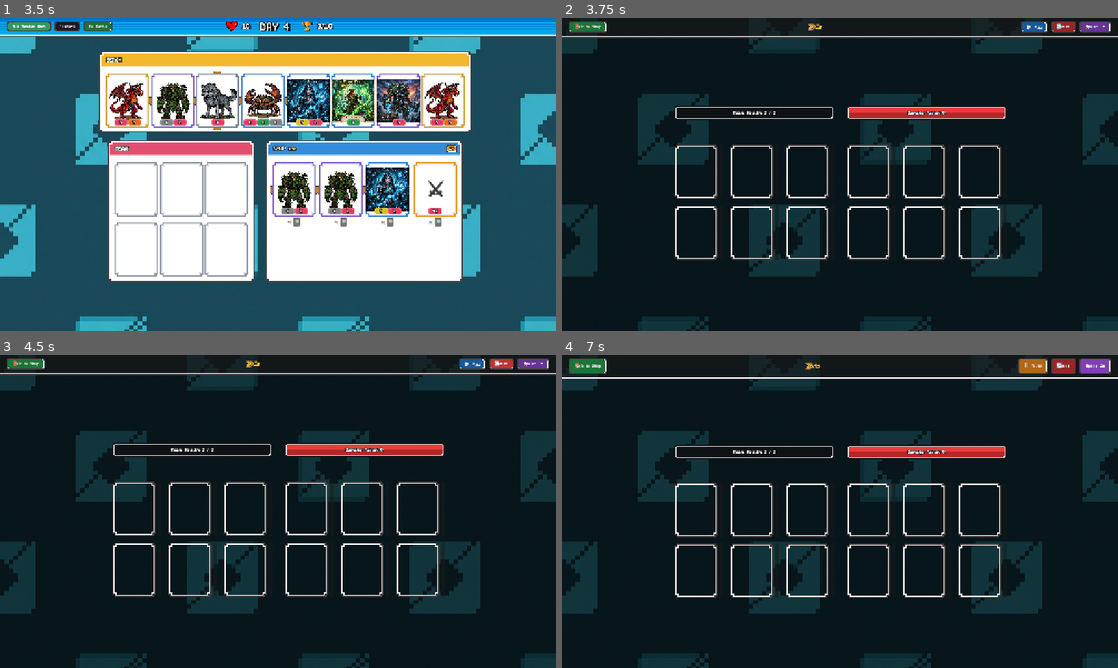
Above: before the commit, frames 1-4 (two rows, left to right).
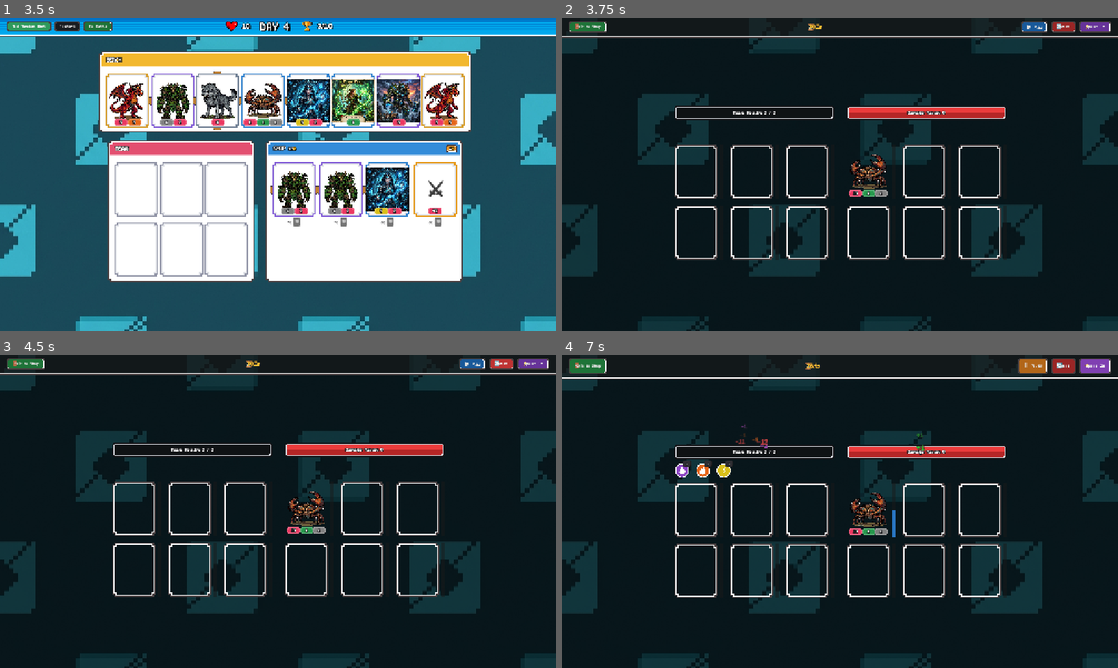
Above: after the commit, the same moments.

Repository: minospl/AutoBattlerGame
Game: Godot game, scene res://src/scenes/shop_scene/shop_scene.tscn
The game is run twice, just before and just after one commit, with the same random seed, the same clock (stepped at 60 frames per second) and the same inputs.
Inputs:
- Up to frame 1 (3.5 s): click "Restart" at 0.5 s; click "Restart" at 1.25 s; click "Restart" at 2 s; click "Add Random Unit" at 2.75 s
- Up to frame 2 (3.75 s): click "To Battle" at 3.5 s
- Up to frame 3 (4.5 s): click "🔄 Reset" at 4.25 s
- Up to frame 4 (7 s): click "▶ Play" at 5 s; click "⚡ Speed: 1x" at 5.75 s; click "⚡ Speed: 2x" at 6.5 s

Frame 1 is identical in both runs. In frame 2, 0.8% of the frame differs, in the area x 51-59%, y 40-58%; in frame 3, 0.8%; in frame 4, 1.3%, in the area x 20-66%, y 22-59%.

Commit message:
MW: dodano enemy team

Diff:
--- a/src/scenes/battle_scene/battle_scene.gd
+++ b/src/scenes/battle_scene/battle_scene.gd
@@ -16,6 +16,14 @@
 var team_health: int = 0
 var team_max_health: int = 0
 var team_shield: int = 0
+
+# Team Status Effects
+var team_poison: int = 0
+var team_poison_timer: float = 0.0
+var team_burn: int = 0
+var team_burn_timer: float = 0.0
+var team_electrocute: int = 0
+
 
 # Enemy Stats for practice dummy
 var enemy_damage_taken: int = 0
@@ -25,6 +33,11 @@
 var enemy_burn: int = 0
 var enemy_burn_timer: float = 0.0
 var enemy_electrocute: int = 0
+
+# Enemy Team Cards
+var enemy_team: Array[UnitInstance] = []
+var enemy_slots: Array[BattleCardSlot] = []
+var enemy_cast_timers: Array[float] = [0.0, 0.0, 0.0, 0.0, 0.0, 0.0]
 
 # Countdown Timer & Fatigue
 var match_timer: float = 30.0
@@ -55,6 +68,14 @@
 	]
 	for i in range(6):
 		slots[i].slot_index = i
+
+	# Fetch enemy slots
+	enemy_slots = [
+		%EnemySlot0, %EnemySlot1, %EnemySlot2,
+		%EnemySlot3, %EnemySlot4, %EnemySlot5
+	]
+	for i in range(6):
+		enemy_slots[i].slot_index = i
 
 	# Load state and backup
 	load_battle_team()
@@ -182,6 +203,13 @@
 	team_health = 0
 	team_max_health = 0
 	team_shield = 0
+	team_poison = 0
+	team_poison_timer = 0.0
+	team_burn = 0
+	team_burn_timer = 0.0
+	team_electrocute = 0
+	_update_team_status_ui()
+
 	for unit in current_team:
 		if unit:
 			team_health += unit.current_health
@@ -194,6 +222,48 @@
 		%TimerContainer.visible = true
 	if has_node("%TimerLabel"):
 		%TimerLabel.text = "⏳ 30.0s"
+
+	load_enemy_team()
+
+func load_enemy_team() -> void:
+	# Clear enemy slots
+	for slot in enemy_slots:
+		var old_card = slot.get_card()
+		if old_card:
+			slot.remove_card(old_card)
+			old_card.queue_free()
+
+	enemy_team.clear()
+	enemy_team.resize(6)
+
+	# Load River Crab into Slot 0
+	var crab_data = load("res://src/resources/units/river_crab.tres")
+	if crab_data:
+		var crab_instance = UnitInstance.new()
+		crab_instance.initialize(crab_data)
+		# Override health and attack
+		crab_instance.max_health_bonus = 999  # base health is 1, so 1 + 999 = 1000
+		crab_instance.current_health = 1000
+		crab_instance.current_attack = 10
+
+		# Ignore thorns per user request
+		crab_instance.thorns = 0
+
+		enemy_team[0] = crab_instance
+
+		var card_scene = load("res://src/scenes/battle_scene/components/battle_card.tscn")
+		var card = card_scene.instantiate()
+		card.unit_instance = crab_instance
+		card.hovered.connect(func(c, h): _on_card_hovered(c, h))
+		enemy_slots[0].add_card(card)
+
+	for i in range(6):
+		enemy_slots[i].update_placeholder()
+
+	enemy_cast_timers = [0.0, 0.0, 0.0, 0.0, 0.0, 0.0]
+	for slot in enemy_slots:
+		slot.set_cast_progress(0.0)
+
 
 func trigger_battle_start() -> void:
 	# Wait one frame to let Godot layout engine calculate slot positions
@@ -351,6 +421,56 @@
 	else:
 		enemy_burn_timer = 0.0
 
+	# Tick team poison status every second!
+	if team_poison > 0:
+		team_poison_timer += delta
+		if team_poison_timer >= 1.0:
+			team_poison_timer -= 1.0
+
+			var dmg = team_poison
+			if team_shield >= dmg:
+				team_shield -= dmg
+			else:
+				var remaining_dmg = dmg - team_shield
+				team_shield = 0
+				team_health -= remaining_dmg
+
+			if %TeamHealthBarRect:
+				var hp_bar = %TeamHealthBarRect as Control
+				var spawn_pos = hp_bar.global_position + hp_bar.size / 2.0
+				spawn_floating_text("-" + str(dmg), Color(0.7, 0.3, 0.8), spawn_pos)
+
+			update_team_health_bar()
+			_update_team_status_ui()
+	else:
+		team_poison_timer = 0.0
+
+	# Tick team burn status every 0.5 seconds (2x faster than poison)!
+	if team_burn > 0:
+		team_burn_timer += delta
+		if team_burn_timer >= 0.5:
+			team_burn_timer -= 0.5
+
+			var dmg = team_burn
+			if team_shield >= dmg:
+				team_shield -= dmg
+			else:
+				var remaining_dmg = dmg - team_shield
+				team_shield = 0
+				team_health -= remaining_dmg
+
+			if %TeamHealthBarRect:
+				var hp_bar = %TeamHealthBarRect as Control
+				var spawn_pos = hp_bar.global_position + hp_bar.size / 2.0
+				spawn_floating_text("-" + str(dmg), Color(0.9, 0.4, 0.1), spawn_pos)
+
+			team_burn = max(0, team_burn - 1)
+			update_team_health_bar()
+			_update_team_status_ui()
+	else:
+		team_burn_timer = 0.0
+
+
 	for i in range(6):
 		if current_team[i]:
 			cast_timers[i] += delta
@@ -364,6 +484,22 @@
 				trigger_cast(i)
 		else:
 			slots[i].set_cast_progress(0.0)
+
+	# Enemy cast loop
+	for i in range(6):
+		if enemy_team[i]:
+			enemy_cast_timers[i] += delta
+			var speed = enemy_team[i].get_cast_speed()
+			if speed <= 0.0: speed = 1.0
+
+			enemy_slots[i].set_cast_progress(enemy_cast_timers[i] / speed)
+
+			if enemy_cast_timers[i] >= speed:
+				enemy_cast_timers[i] = 0.0
+				trigger_enemy_cast(i)
+		else:
+			enemy_slots[i].set_cast_progress(0.0)
+
 
 
 func spawn_floating_text(value_text: String, text_color: Color, start_pos: Vector2) -> void:
@@ -384,6 +520,57 @@
 	f_text.global_position = final_pos
 	add_child(f_text)
 
+func trigger_enemy_cast(source_idx: int) -> void:
+	var unit = enemy_team[source_idx]
+	if not unit:
+		return
+
+	var dmg = unit.get_attack()
+	if dmg > 0:
+		if team_electrocute > 0:
+			dmg += team_electrocute
+		# Apply shield absorption
+		if team_shield >= dmg:
+			team_shield -= dmg
+		else:
+			var remaining_dmg = dmg - team_shield
+			team_shield = 0
+			team_health -= remaining_dmg
+
+		update_team_health_bar()
+
+		if %TeamHealthBarRect:
+			var hp_bar = %TeamHealthBarRect as Control
+			var spawn_pos = hp_bar.global_position + hp_bar.size / 2.0
+			spawn_floating_text("-" + str(dmg), Color(1.0, 0.3, 0.3), spawn_pos)
+
+	# Apply poison to player team
+	if unit.poison > 0:
+		team_poison += unit.poison
+
+	# Apply burn to player team
+	if unit.burn > 0:
+		team_burn += unit.burn
+
+	# Apply electrocute to player team
+	if unit.electrocute > 0:
+		team_electrocute += unit.electrocute
+
+	_update_team_status_ui()
+
+	if unit.heal > 0:
+		enemy_damage_taken = max(0, enemy_damage_taken - unit.heal)
+		_update_enemy_ui()
+		if %EnemyHealthBarRect:
+			var enemy_bar = %EnemyHealthBarRect as Control
+			var spawn_pos = enemy_bar.global_position + enemy_bar.size / 2.0
+			spawn_floating_text("+" + str(unit.heal), Color(0.2, 0.9, 0.2), spawn_pos)
+
+	_update_all_card_uis()
+
+func _on_enemy_defeat() -> void:
+	set_playing(false)
+
 func set_playing(play: bool) -> void:
 	if play:
 		simulation_state = State.PLAYING
@@ -433,6 +620,12 @@
 
 	# Re-create duplicates from backup
 	team_shield = 0
+	team_poison = 0
+	team_poison_timer = 0.0
+	team_burn = 0
+	team_burn_timer = 0.0
+	team_electrocute = 0
+	_update_team_status_ui()
 	team_health = 0
 	team_max_health = 0
 	for i in range(6):
@@ -455,6 +648,8 @@
 	for slot in slots:
 		slot.set_cast_progress(0.0)
 
+	load_enemy_team()
+
 	# Trigger start of battle again
 	trigger_battle_start()
 
@@ -496,8 +691,18 @@
 		slot.set_target_highlight(false)
 
 func _update_enemy_ui() -> void:
+	var max_enemy_hp = 1000
+	if enemy_team.size() > 0 and enemy_team[0]:
+		max_enemy_hp = enemy_team[0].get_max_health()
+
 	if has_node("%EnemyHealthLabel"):
 		%EnemyHealthLabel.text = "Damage Taken: " + str(enemy_damage_taken)
+
+	# Update bar shader fill percentage
+	var current_enemy_hp = max(0, max_enemy_hp - enemy_damage_taken)
+	var fill_pct = float(current_enemy_hp) / float(max_enemy_hp)
+	if %EnemyHealthBarRect and %EnemyHealthBarRect.material:
+		%EnemyHealthBarRect.material.set_shader_parameter("fill_percentage", fill_pct)
 
 	if has_node("%PoisonBadge"):
 		%PoisonBadge.value = enemy_poison
@@ -511,12 +716,33 @@
 	if has_node("%EnemyStatusHBox"):
 		%EnemyStatusHBox.visible = has_statuses
 
+	if enemy_damage_taken >= max_enemy_hp:
+		call_deferred("_on_enemy_defeat")
+
+func _update_team_status_ui() -> void:
+	if has_node("%TeamPoisonBadge"):
+		%TeamPoisonBadge.value = team_poison
+	if has_node("%TeamBurnBadge"):
+		%TeamBurnBadge.value = team_burn
+	if has_node("%TeamElectrocuteBadge"):
+		%TeamElectrocuteBadge.value = team_electrocute
+
+	var has_statuses = team_poison > 0 or team_burn > 0 or team_electrocute > 0
+	if has_node("%TeamStatusHBox"):
+		%TeamStatusHBox.visible = has_statuses
+
 func _update_poison_cooldown_progress() -> void:
 	if has_node("%PoisonBadge"):
 		var ratio = 0.0
 		if enemy_poison > 0:
 			ratio = clamp(enemy_poison_timer / 1.0, 0.0, 1.0)
 		%PoisonBadge.cooldown_ratio = ratio
+	if has_node("%TeamPoisonBadge"):
+		var ratio = 0.0
+		if team_poison > 0:
+			ratio = clamp(team_poison_timer / 1.0, 0.0, 1.0)
+		%TeamPoisonBadge.cooldown_ratio = ratio
+
 
 func update_team_health_bar() -> void:
 	var fill_pct: float = 0.0
--- a/src/scenes/battle_scene/battle_scene.tscn
+++ b/src/scenes/battle_scene/battle_scene.tscn
@@ -207,6 +207,29 @@
 horizontal_alignment = 1
 vertical_alignment = 1
 
+[node name="TeamStatusHBox" type="HBoxContainer" parent="BackgroundPanel/MarginContainer/VBoxContainer/BattleAreaVBox/HealthBarsHBox/TeamHealthBarMargin/LeftHeaderColumn"]
+unique_name_in_owner = true
+layout_mode = 2
+theme_override_constants/separation = 12
+
+[node name="TeamPoisonBadge" type="Control" parent="BackgroundPanel/MarginContainer/VBoxContainer/BattleAreaVBox/HealthBarsHBox/TeamHealthBarMargin/LeftHeaderColumn/TeamStatusHBox"]
+unique_name_in_owner = true
+layout_mode = 2
+script = ExtResource("5_status_badge")
+type = "poison"
+
+[node name="TeamBurnBadge" type="Control" parent="BackgroundPanel/MarginContainer/VBoxContainer/BattleAreaVBox/HealthBarsHBox/TeamHealthBarMargin/LeftHeaderColumn/TeamStatusHBox"]
+unique_name_in_owner = true
+layout_mode = 2
+script = ExtResource("5_status_badge")
+type = "burn"
+
+[node name="TeamElectrocuteBadge" type="Control" parent="BackgroundPanel/MarginContainer/VBoxContainer/BattleAreaVBox/HealthBarsHBox/TeamHealthBarMargin/LeftHeaderColumn/TeamStatusHBox"]
+unique_name_in_owner = true
+layout_mode = 2
+script = ExtResource("5_status_badge")
+type = "electrocute"
+
 [node name="EnemyHealthBarMargin" type="MarginContainer" parent="BackgroundPanel/MarginContainer/VBoxContainer/BattleAreaVBox/HealthBarsHBox"]
 custom_minimum_size = Vector2(400, 0)
 layout_mode = 2
@@ -337,12 +360,15 @@
 alignment = 1
 
 [node name="EnemySlot0" parent="BackgroundPanel/MarginContainer/VBoxContainer/BattleAreaVBox/MainHBox/EnemyMargin/RightColumn/EnemyRow0HBox" instance=ExtResource("2_slot")]
+unique_name_in_owner = true
 layout_mode = 2
 
 [node name="EnemySlot1" parent="BackgroundPanel/MarginContainer/VBoxContainer/BattleAreaVBox/MainHBox/EnemyMargin/RightColumn/EnemyRow0HBox" instance=ExtResource("2_slot")]
+unique_name_in_owner = true
 layout_mode = 2
 
 [node name="EnemySlot2" parent="BackgroundPanel/MarginContainer/VBoxContainer/BattleAreaVBox/MainHBox/EnemyMargin/RightColumn/EnemyRow0HBox" instance=ExtResource("2_slot")]
+unique_name_in_owner = true
 layout_mode = 2
 
 [node name="EnemyRow1HBox" type="HBoxContainer" parent="BackgroundPanel/MarginContainer/VBoxContainer/BattleAreaVBox/MainHBox/EnemyMargin/RightColumn"]
@@ -351,13 +377,17 @@
 alignment = 1
 
 [node name="EnemySlot3" parent="BackgroundPanel/MarginContainer/VBoxContainer/BattleAreaVBox/MainHBox/EnemyMargin/RightColumn/EnemyRow1HBox" instance=ExtResource("2_slot")]
+unique_name_in_owner = true
 layout_mode = 2
 
 [node name="EnemySlot4" parent="BackgroundPanel/MarginContainer/VBoxContainer/BattleAreaVBox/MainHBox/EnemyMargin/RightColumn/EnemyRow1HBox" instance=ExtResource("2_slot")]
+unique_name_in_owner = true
 layout_mode = 2
 
 [node name="EnemySlot5" parent="BackgroundPanel/MarginContainer/VBoxContainer/BattleAreaVBox/MainHBox/EnemyMargin/RightColumn/EnemyRow1HBox" instance=ExtResource("2_slot")]
-layout_mode = 2
+unique_name_in_owner = true
+layout_mode = 2
+
 
 [node name="PreviewContainer" type="MarginContainer" parent="."]
 unique_name_in_owner = true
